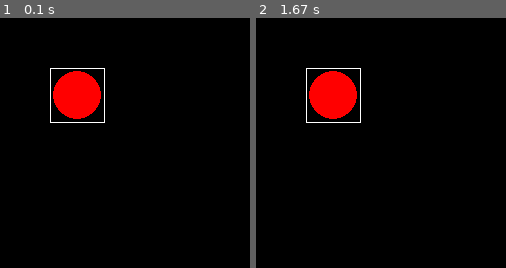
Above: before the commit, frames 1-2 (left to right).
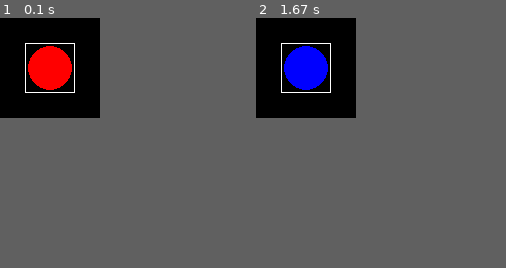
Above: after the commit, the same moments.

Repository: KirillCodeCreator/pygame_tasks
Game: pygame game, started from Board/board_main.py
Two runs of this game, one before a commit and one after it. Both use one fixed random seed, a clock stepped at 60 frames per second and the inputs below.
Inputs (mouse positions are % of the whole screen's width and height, from its top left):
- Up to frame 1 (0.1 s): type "1 (at the terminal prompt)" at 0 s
- Up to frame 2 (1.67 s): click (16, 9) at 0.38 s; click (10, 11) at 0.72 s
The pictures show only the part of the screen within x 0-50%, y 0-50%; the shares and areas given below are measured in that part.
The window is 500x500 before the commit and 100x100 after it. Grey fills any space a smaller window leaves; there, only what the larger window draws over its background counts as a difference.

The runs differ from the first frame. In frame 1, 5.4% of the frame differs, in the area x 10-42%, y 10-42%; in frame 2, 5.6%.

Commit message:
завершил работу над задачей Недореверси

Diff:
--- a/Board/board_main.py
+++ b/Board/board_main.py
@@ -9,8 +9,6 @@
 
 class Board:
     cells = list()
-    cells_colors = list()
-    colors = list()
 
     def __init__(self, width, height):
         self.width = width
@@ -19,8 +17,6 @@
         self.left = 10
         self.top = 10
         self.cell_size = 30
-        self.colors.append(pygame.Color(RED))
-        self.colors.append(pygame.Color(BLUE))
 
     def set_view(self, left, top, cell_size):
         self.left = left
@@ -51,21 +47,33 @@
     def on_click(self, cell):
         x, y = cell[0] - self.left, cell[1] - self.top
         row, col = y // self.cell_size, x // self.cell_size
-        self.board[row][col] = (self.board[row][col] + 1) % 3
+        color = self.get_cell_color(col, row)
+        self.set_cells_color(col, row, color)
 
     def get_click(self, mouse_pos):
         cell = (mouse_pos[0], mouse_pos[1])
         self.on_click(cell)
 
+    def set_cells_color(self, col, row, color):
+        for idx, cell in enumerate(self.cells):
+            if cell[2][0] == col or cell[2][1] == row:
+                self.cells[idx] = (cell[0], color, cell[2])
+
+    def get_cell_color(self, col, row):
+        for cell in self.cells:
+            if cell[2][0] == col and cell[2][1] == row:
+                return cell[1]
+
 
 def main():
     n = int(input("Введите размер доски: "))
     pygame.init()
-    size = 500, 500
+    width = 25 + 50 * n + 25
+    size = width, width
     screen = pygame.display.set_mode(size)
     pygame.display.set_caption('Недореверси')
     board = Board(n, n)
-    board.set_view(50, 50, 55)
+    board.set_view(25, 25, 50)
     running = True
     while running:
         for event in pygame.event.get():
@@ -73,7 +81,6 @@
                 running = False
             elif event.type == pygame.MOUSEBUTTONDOWN:
                 board.get_click(event.pos)
-
         screen.fill((0, 0, 0))
         board.render(screen)
         pygame.display.flip()
